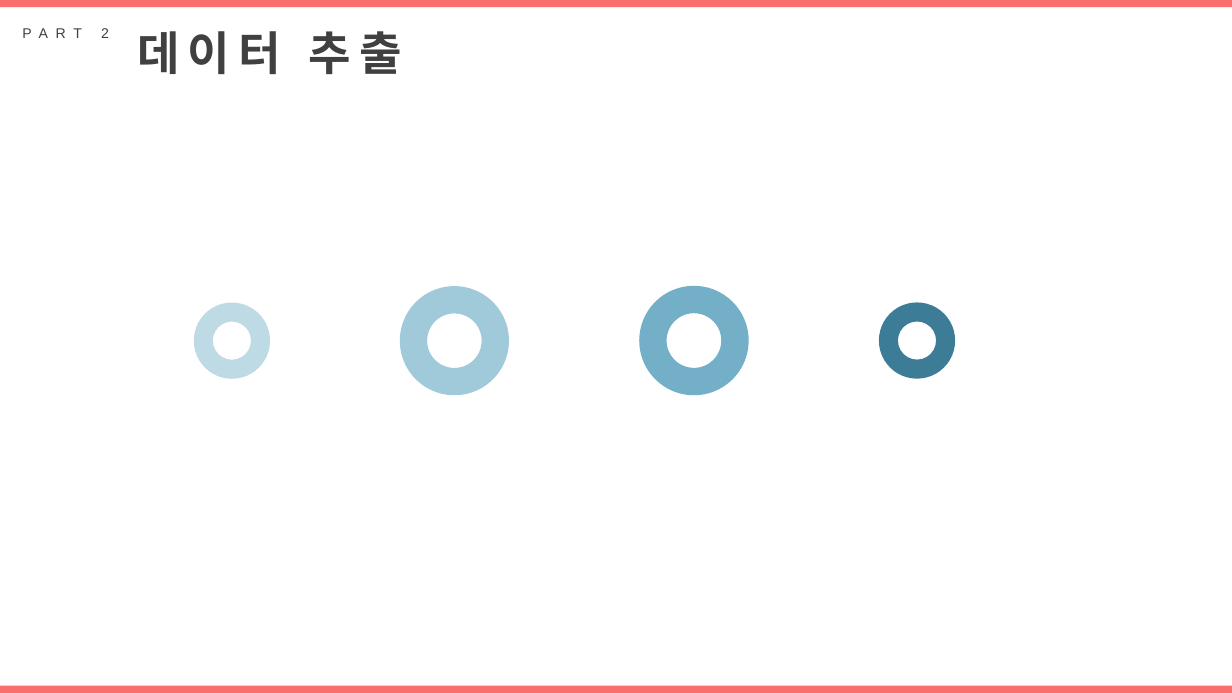
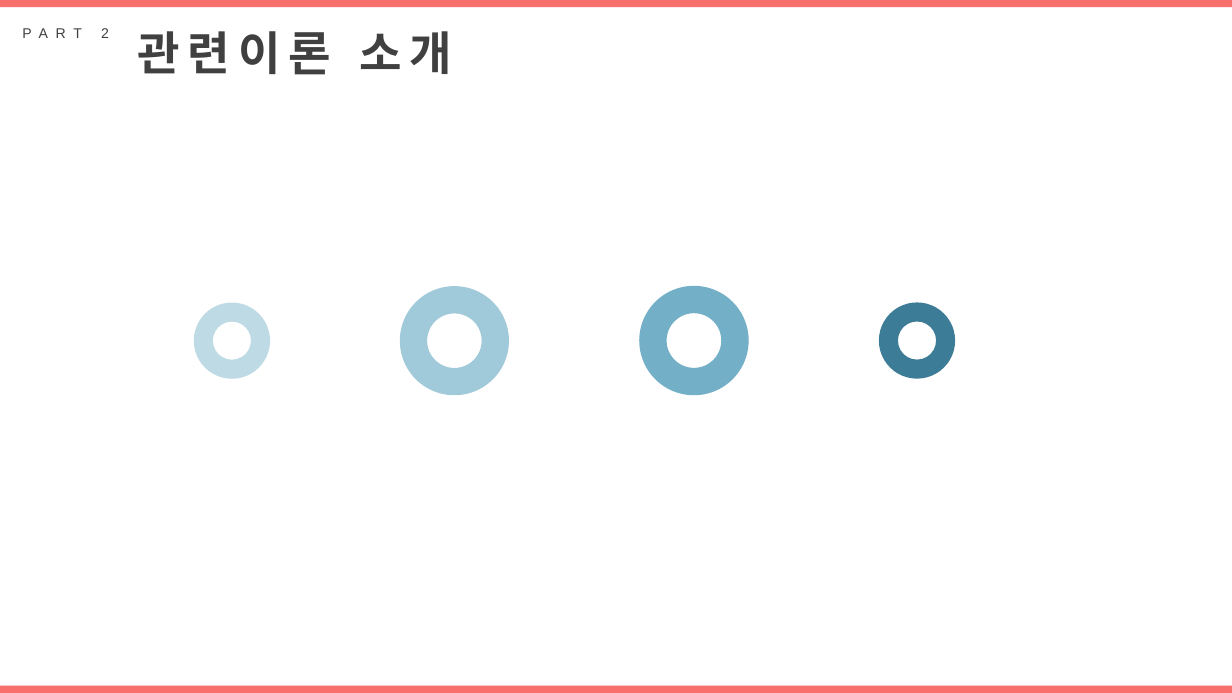
Before and after one commit to Capstone-Class/Capstone, a slide deck: slide 11 of PPT/기말 발표 PPT.pptx. Drawn at 1232x693 pixels with LibreOffice and Linux fonts; fonts in the diff are those of the drawing. Boxes give left, top, right and bottom in pixels: in the first picture for what was removed or moved away, otherwise in the second. Text is boxed around its words. In the diff, an @@ line names an element or a change of style, - is before the commit and + after.

```diff
--- a/PPT/기말 발표 PPT.pptx
+++ b/PPT/기말 발표 PPT.pptx
@@ text at (138,31,452,75): text changed @@
-데이터 추출
+관련이론 소개
```
Also in this commit, not shown: 5 other slides changed.
